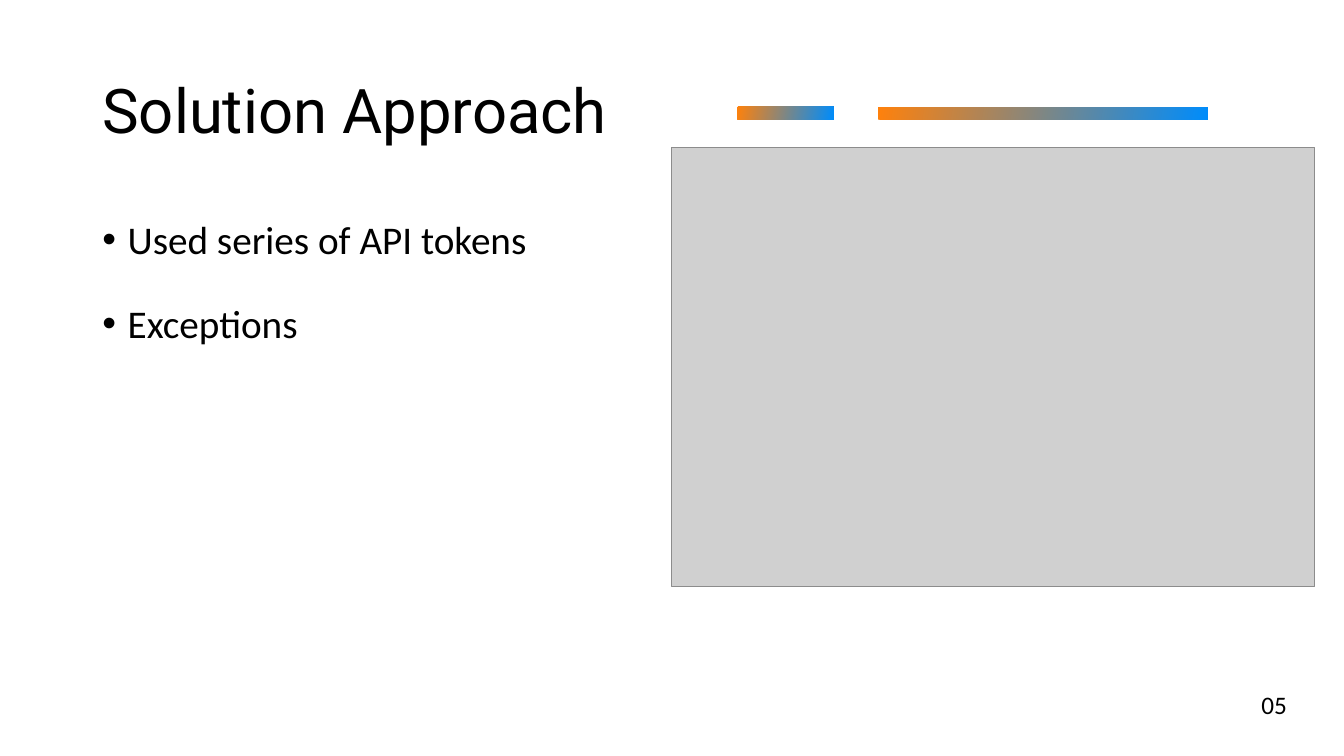
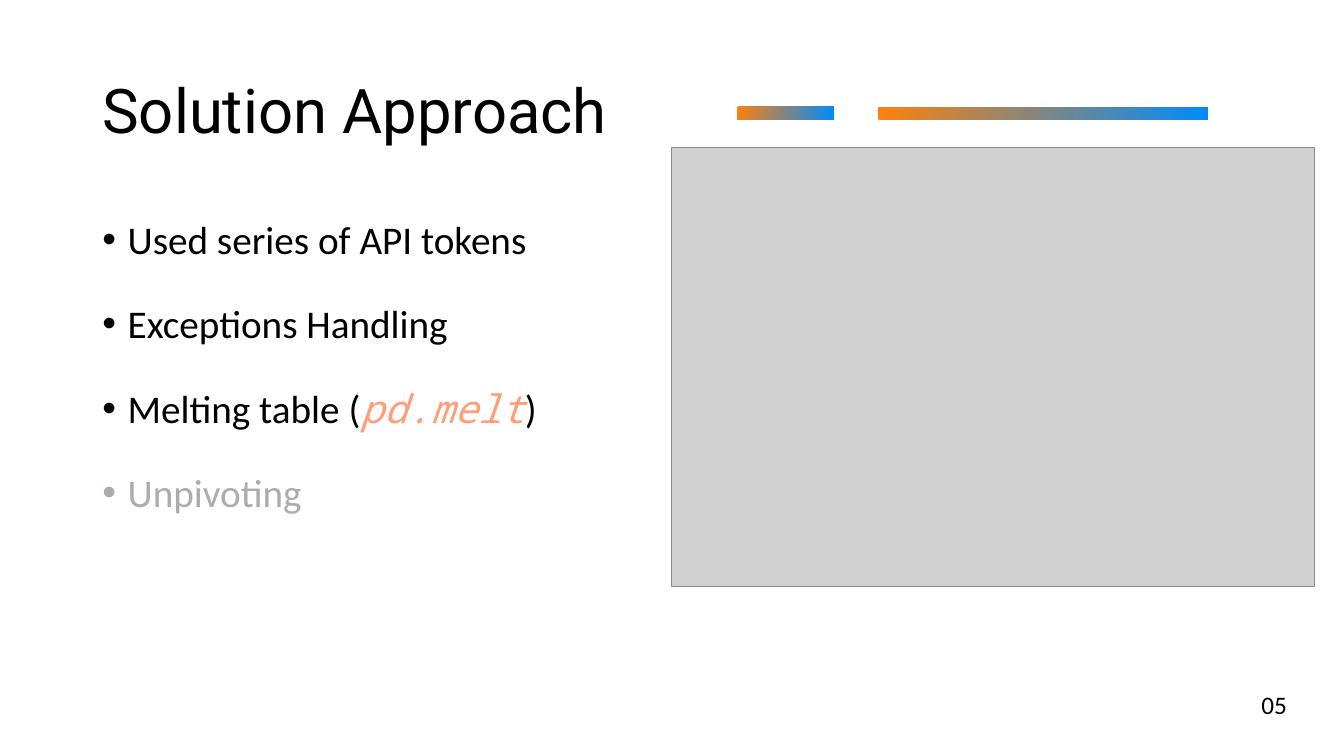
Before and after one commit to john-ml-dev/econdb_project, a slide deck: slide 5 of Docs/EconSage_Project.pptx. Drawn at 1344x756 pixels with LibreOffice and Linux fonts; fonts in the diff are those of the drawing; grey boxes stand for pictures. Boxes give left, top, right and bottom in pixels: in the first picture for what was removed or moved away, otherwise in the second. Text is boxed around its words. In the diff, an @@ line names an element or a change of style, - is before the commit and + after.

```diff
--- a/Docs/EconSage_Project.pptx
+++ b/Docs/EconSage_Project.pptx
@@ text at (x1=128, y1=310, x2=524, y2=514): text changed @@
-• Exceptions
+• Exceptions Handling
+• Melting table (pd.melt)
+• Unpivoting
```
Also in this commit, not shown: 9 other slides changed, 3 other files.
